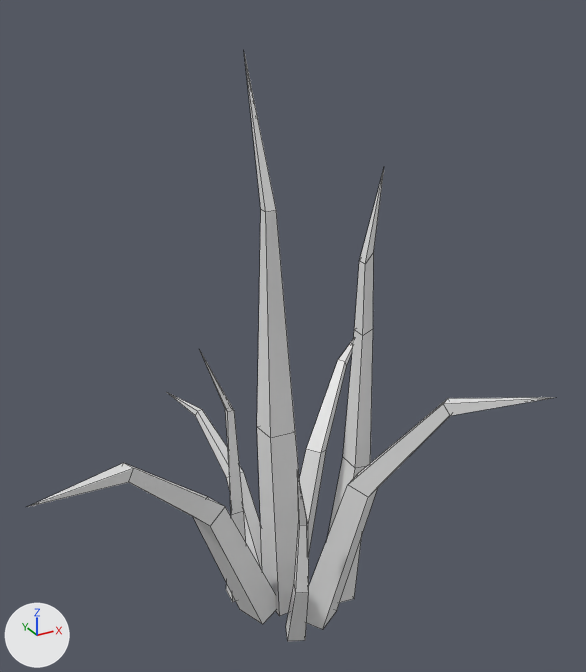
The FBX model Assets/SimpleNaturePack/Models/Grass_01.fbx as it was, and as the next commit left it.
Before and after are seen from a 50 mm lens placed at (-0.218, -0.405, 0.408), pointed at (0.002, -0.006, 0.208). Lighting does not change. The marker at lower left points along +X, +Y and +Z. Mesh edges are drawn as thin lines.

Names of what the first picture shows: 'Grass_01.008', 'Grass_01.009', 'Grass_01.010', 'Grass_01.011', 'Grass_01.012', 'Grass_01.013', 'Grass_01.014', 'Grass_01.015'.
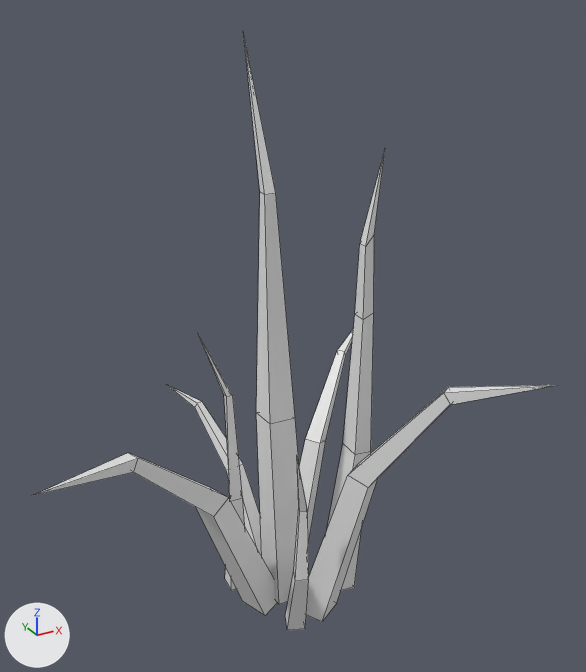
Location of each change, (x1, y1, x2, y2) in pixels of the pictures (586 x 672 px):
'Grass_01.009', moved: before (244, 52, 300, 616); after (243, 33, 299, 605)
'Grass_01.010', moved: before (307, 397, 556, 630); after (306, 385, 556, 622)
'Grass_01.011', moved: before (28, 463, 276, 624); after (32, 453, 277, 616)
'Grass_01.013', moved: before (327, 170, 384, 603); after (327, 150, 385, 591)
'Grass_01.014', moved: before (300, 340, 353, 556); after (299, 330, 353, 543)
'Grass_01.015', moved: before (168, 393, 262, 569); after (167, 385, 262, 556)
'Grass_01.008', moved: before (286, 471, 309, 641); after (285, 459, 309, 630)
'Grass_01.012', moved: before (200, 351, 246, 602); after (198, 334, 245, 590)

The change, as a list of edits to the scene's bpy script:
```text
Change me_cube_021:
    where me_cube_021.from_pydata(...)  # 17 vertices, 17 faces; spans x -0.009..0.02, y -0.011..0.011, z -0.002..0.309
    used by ob_grass_01_013; location = (0.0357, -0.0096, 0.0)
    me_cube_021 part 3: the whole mesh is moved by (0.036, -0.01, 0.001)
Change me_cube_023:
    where me_cube_023.from_pydata(...)  # 13 vertices, 13 faces; spans x -0.0249..0.0084, y -0.0087..0.1202, z -0.0024..0.1073
    used by ob_grass_01_015; location = (-0.0038, 0.0268, 0.0)
    me_cube_023 part 1: the whole mesh is moved by (-0.0034, 0.0265, -0.003)
Change me_cube_020:
    where me_cube_020.from_pydata(...)  # 13 vertices, 13 faces; spans x -0.021..0.007, y -0.005..0.01, z -0.001..0.2
    used by ob_grass_01_012; location = (-0.0278, 0.0204, 0.0)
    me_cube_020 part 5: the whole mesh is moved by (-0.028, 0.02, 0.001)
Change me_cube_016:
    where me_cube_016.from_pydata(...)  # 13 vertices, 13 faces; spans x -0.012..0.009, y -0.024..0.008, z -0.002..0.148
    used by ob_grass_01_008; location = (-0.0113, -0.0319, 0.0)
    me_cube_016 part 6: the whole mesh is moved by (-0.011, -0.032, 0.0)
Change me_cube_018:
    where me_cube_018.from_pydata(...)  # 13 vertices, 13 faces; spans x -0.014..0.071, y -0.121..0.014, z 0.0..0.21
    used by ob_grass_01_010; location = (0.0106, -0.0233, 0.0)
    me_cube_018 part 2: the whole mesh is moved by (0.011, -0.024, -0.003)
Change me_cube_019:
    where me_cube_019.from_pydata(...)  # 13 vertices, 13 faces; spans x -0.155..0.013, y -0.074..0.014, z -0.001..0.186
    used by ob_grass_01_011; location = (-0.0203, 0.0, 0.0)
    me_cube_019 part 4: the whole mesh is moved by (-0.016, 0.003, -0.007)
Change ob_grass_01_009:
    ob_grass_01_009.location: (0.0, 0.0, 0.0) -> (-0.0003, 0.0004, 0.0098)
Change ob_grass_01_013:
    ob_grass_01_013.location: (0.0357, -0.0096, 0.0) -> (-0.0003, 0.0004, 0.0098)
Change ob_grass_01_014:
    ob_grass_01_014.location: (0.0175, 0.0237, 0.0) -> (-0.0003, 0.0004, 0.0098)
Change ob_grass_01_015:
    ob_grass_01_015.location: (-0.0038, 0.0268, 0.0) -> (-0.0003, 0.0004, 0.0098)
Change ob_grass_01_012:
    ob_grass_01_012.location: (-0.0278, 0.0204, 0.0) -> (-0.0003, 0.0004, 0.0098)
Change ob_grass_01_008:
    ob_grass_01_008.location: (-0.0113, -0.0319, 0.0) -> (-0.0003, 0.0004, 0.0098)
Change ob_grass_01_010:
    ob_grass_01_010.location: (0.0106, -0.0233, 0.0) -> (-0.0003, 0.0004, 0.0098)
Change ob_grass_01_011:
    ob_grass_01_011.location: (-0.0203, 0.0, 0.0) -> (-0.0003, 0.0004, 0.0098)
```
